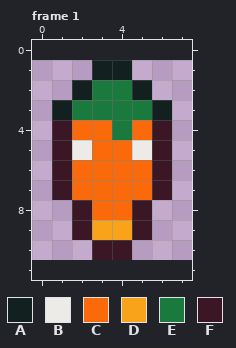
File history of a pixel-art file, ase/carrot.aseprite. The first picture shows the starting point.
10x10 pixels, 1 frame. Shown: frame 1. The old version is drawn lined up with the new one, on the new canvas. The commit also changed other frames, which this record leaves out.
Palette (. is transparent): A #122020  B #ecebe7  C #fa6a0a  D #f9a31b  E #1a7a3e  F #3b1725
Pixels before, frame 1, first column x 1:
 1 ..AA..
 2 .AEEA.
 3 AEEEEA
 4 FCCECF
 5 FBCCBF
 6 FCCCCF
 7 FCCCCF
 8 .FCCF.
 9 .FDDF.
10 ..FF..
New version:
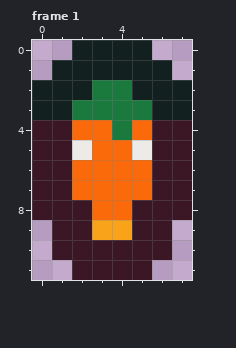
Changes in this commit:
canvas 10x10 -> 8x12, the old top-left corner now at -1,1 (the part of the old canvas that was cut away was empty and is not shown)
Changed rows in their new state; - is an unchanged pixel.
Frame 1:
first column x 0:
 0 --AAAA--
 1 -AA--AA-
 2 AA----AA
 3 A------A
 4 F------F
 5 F------F
 6 F------F
 7 F------F
 8 FF----FF
 9 -F----F-
10 -FF--FF-
11 --FFFF--
Boxes around the changes in both pictures, in picture pixels (x1, y1, x2, y2):
added: (32, 40, 192, 280)
